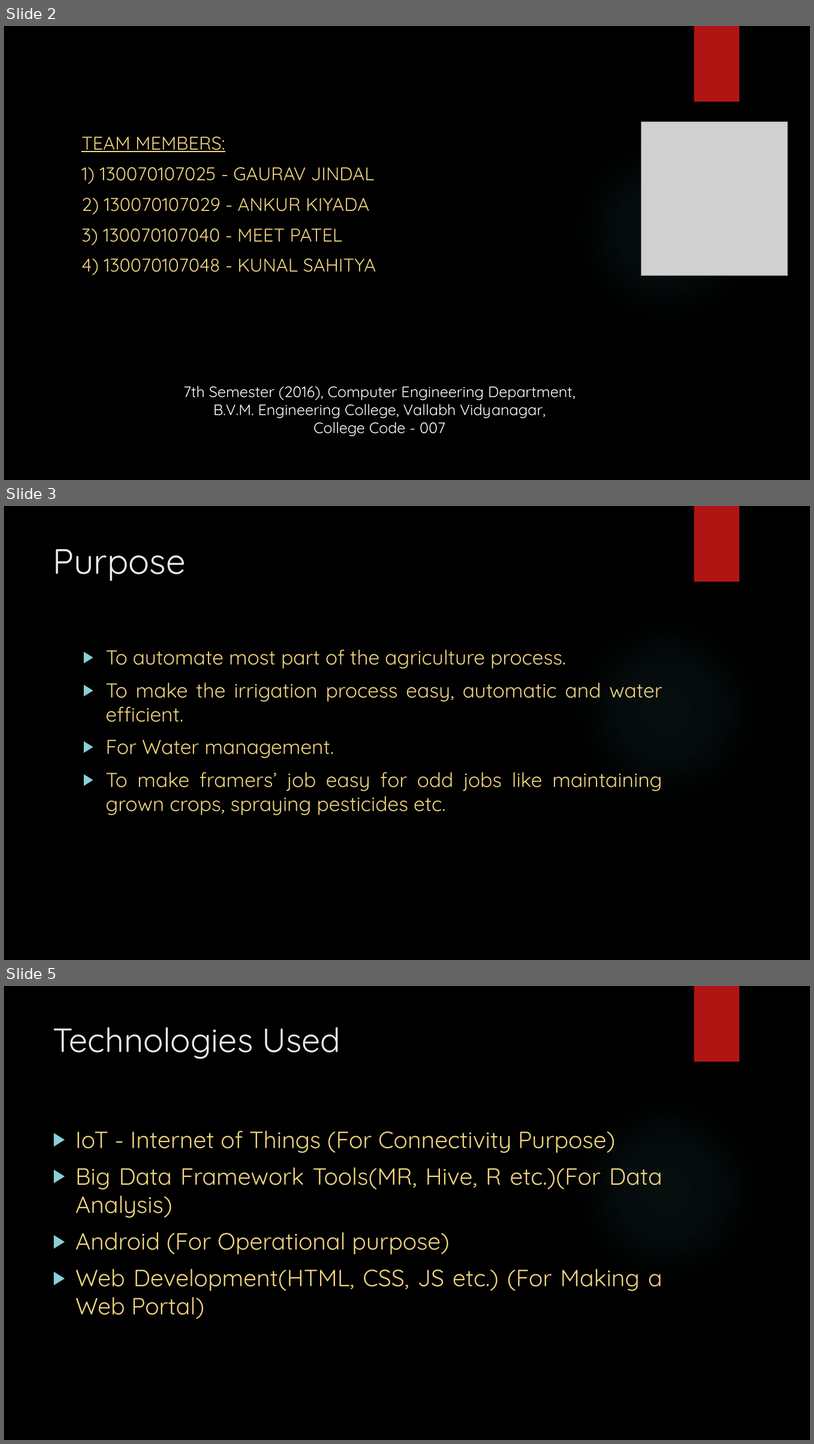
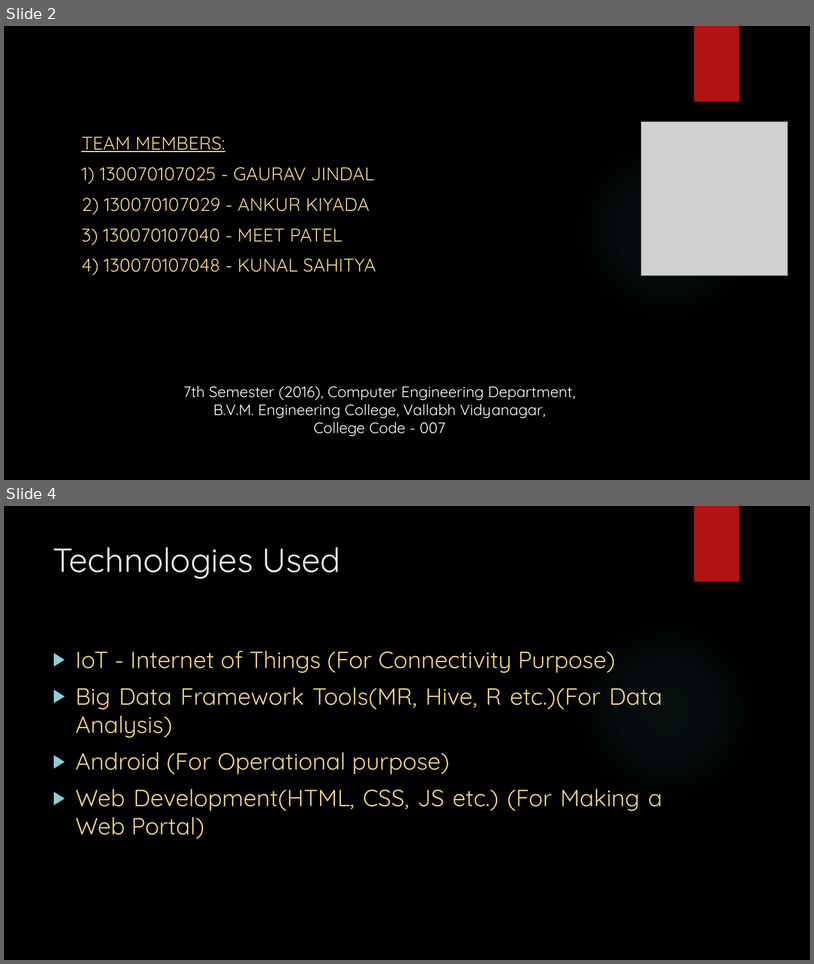
Before and after one commit to meet16/SmartFarm, a slide deck: Agri/SmartFarm.pptx. Shown one above the other, each under a label of ours: slides 2, 3 and 5 before the commit, slides 2 and 4 after it; the slides between them are not shown. The pictures are 814x1444 and 814x964 pixels, drawn with LibreOffice and Linux fonts; fonts in the diff are those of the drawing; grey boxes stand for pictures; background and template pictures are left out. Boxes give left, top, right and bottom in pixels: in the first picture for what was removed or moved away, otherwise in the second. Text is boxed around its words. In the diff, an @@ line names an element or a change of style, - is before the commit and + after.

```diff
--- a/Agri/SmartFarm.pptx
+++ b/Agri/SmartFarm.pptx
@@ slide 3 removed at [4, 506, 810, 960], background picture (left out); not listed: 2 template elements that a slide beside it also shows @@
@@ title removed at [53, 549, 186, 581] @@
-Purpose
@@ text removed at [106, 649, 662, 815] @@
-▶ To automate most part of the agriculture process.
-▶ To make the irrigation process easy, automatic and water efficient.
-▶ For Water management.
-▶ To make framers’ job easy for odd jobs like maintaining grown crops, spraying pesticides etc.
@@ what was slide 5 is now slide 4 @@
```
Also in this commit, not shown: 4 slides changed, 1 slide added, 1 other slide removed, 1 other file.
